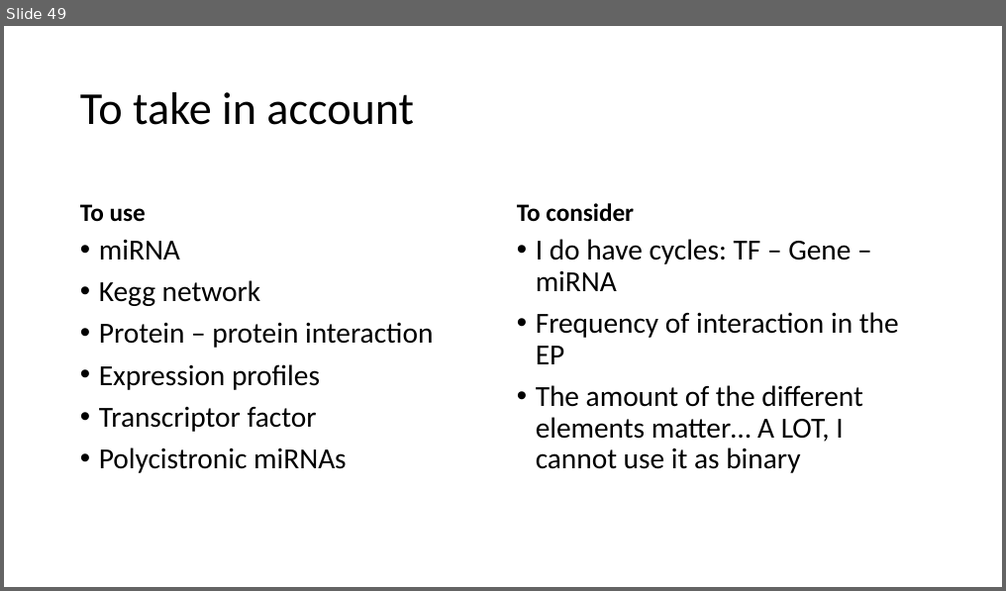
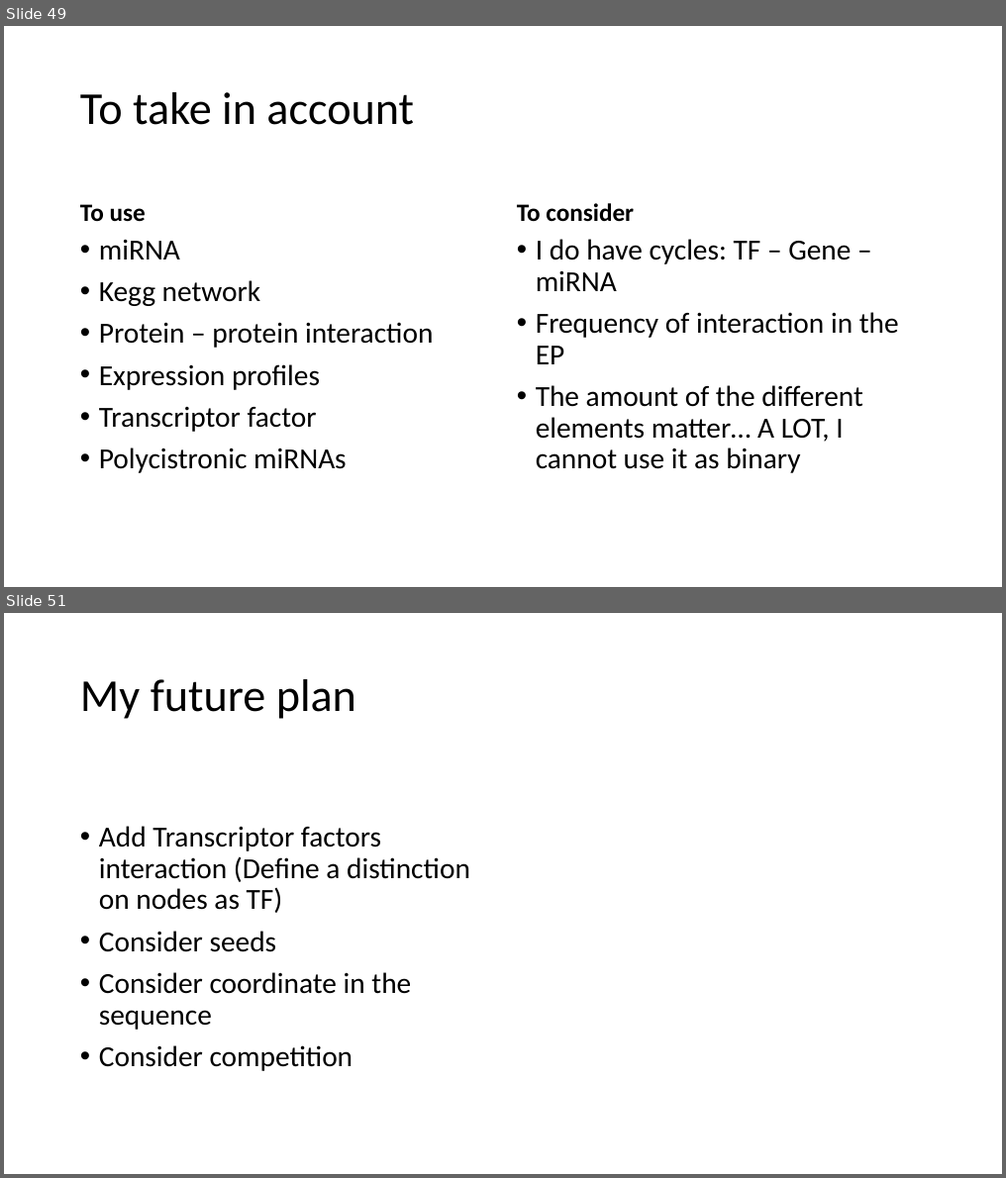
Before and after one commit to GuerreroVazquez/miRNA_small_tools, a slide deck: Presentations/A Network-bilogy persepctive_ANIMATION.pptx. Shown one above the other, each under a label of ours: slide 49 before the commit, slides 49 and 51 after it; the slides between them are not shown. The pictures are 1006x591 and 1006x1178 pixels, drawn with LibreOffice and Linux fonts; fonts in the diff are those of the drawing. Boxes give left, top, right and bottom in pixels: in the first picture for what was removed or moved away, otherwise in the second. Text is boxed around its words. In the diff, an @@ line names an element or a change of style, - is before the commit and + after.

```diff
--- a/Presentations/A Network-bilogy persepctive_ANIMATION.pptx
+++ b/Presentations/A Network-bilogy persepctive_ANIMATION.pptx
@@ slide 51 added at [4,613,1002,1174], background #FFFFFF @@
@@ title added at [80,679,356,719], 44 pt, text #000000 @@
+My future plan
@@ text added at [99,826,470,1071], 28 pt, text #000000 @@
+• Add Transcriptor factors interaction (Define a distinction on nodes as TF)
+• Consider seeds
+• Consider coordinate in the sequence
+• Consider competition
```
Also in this commit, not shown: 1 slide changed, 3 other slides added, 1 other file.
